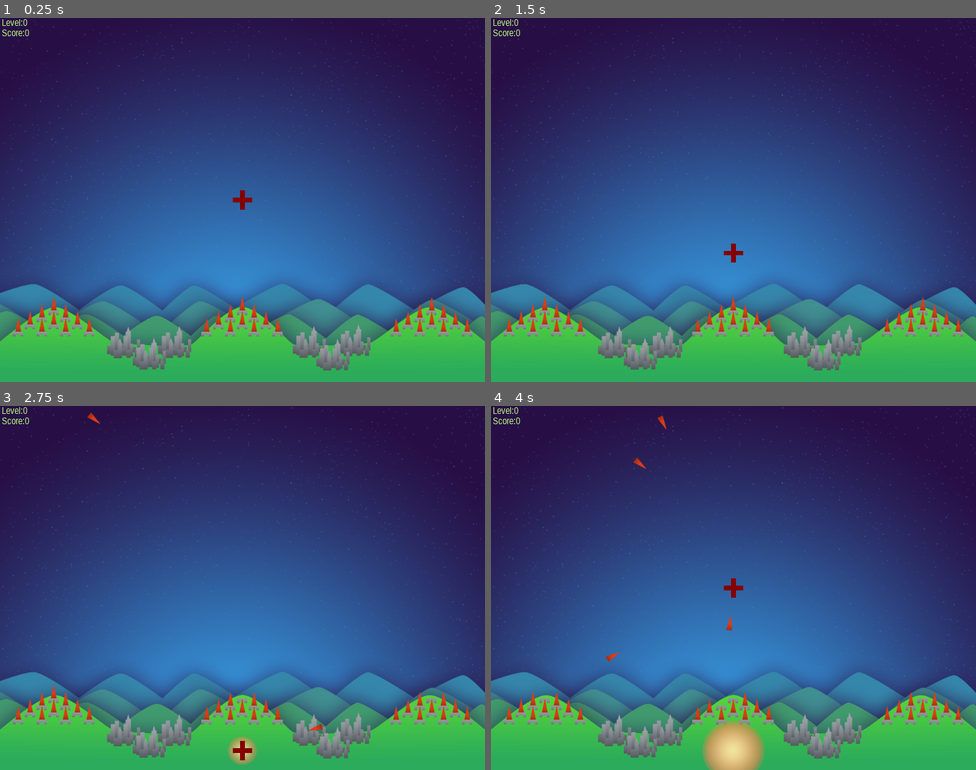
Above: before the commit, frames 1-4 (two rows, left to right).
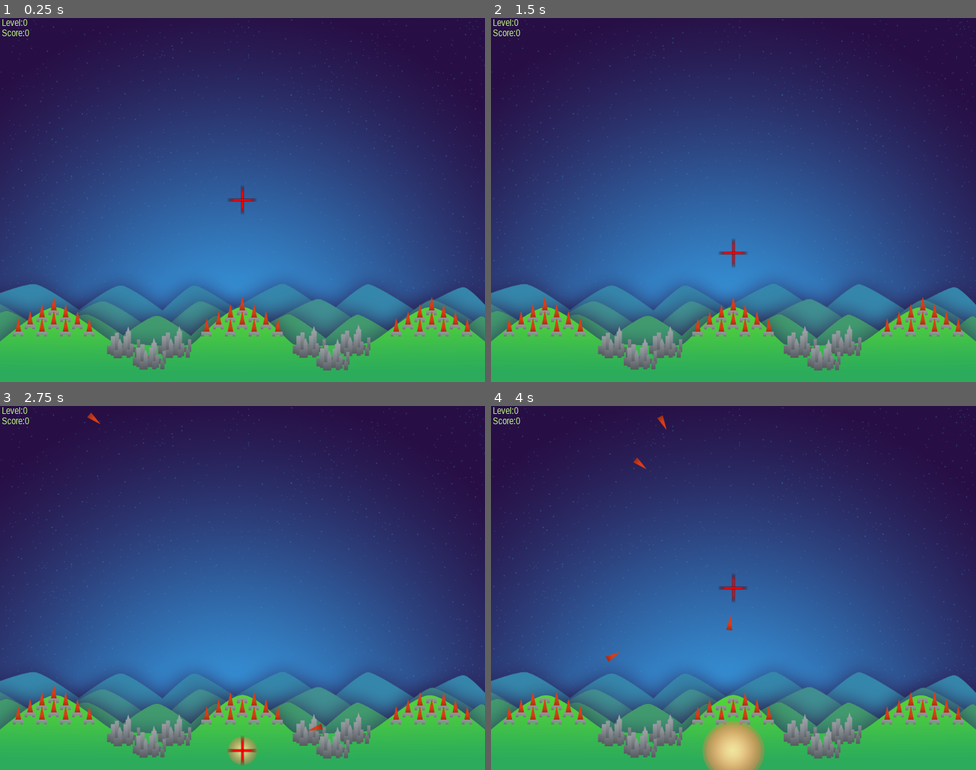
Above: after the commit, the same moments.

Repository: ghfox/MissileCommand
Game: Godot game, scene res://Scn/Main.tscn
Same seed, same stepped clock (60 frames per second), same inputs: the game is played once before the commit and once after it. The engine's default icon, where the game draws it, is replaced by a stand-in: a white triangle on a blue panel in a dark square.
Inputs:
- Up to frame 1 (0.25 s): no input
- Up to frame 2 (1.5 s): tap Enter at 0.5 s; hold C (fire_right) 0.53-1.28 s; hold X (fire_center) 0.53-1.28 s; tap Tab (reset) at 1.25 s; hold Down (move_down) from 1.28 s (still down); tap Shift (move_faster) at 1.35 s
- Up to frame 3 (2.75 s): tap Tab (reset) at 2 s; release Down (move_down) at 2.03 s; hold C (fire_right) from 2.03 s (still down); hold X (fire_center) from 2.03 s (still down)
- Up to frame 4 (4 s): release C (fire_right) at 2.78 s; release X (fire_center) at 2.78 s; hold Up (move_up) 2.78-3.53 s; tap Shift (move_faster) at 2.85 s; hold Keypad 1 (fire_left) from 3.53 s (still down); hold X (fire_center) from 3.53 s (still down)

The runs differ from the first frame. In frame 1, 0.1% of the frame differs, in the area x 47-53%, y 46-54%; in frame 2, 0.1%; in frame 3, 0.1%; in frame 4, 0.1%.

Commit message:
replaced cross polys with shaders

Diff:
--- /dev/null
+++ b/Misc/Cross.shader
@@ -0,0 +1,17 @@
+shader_type canvas_item;
+render_mode blend_mix;
+void fragment() {
+	float j1 = 0.0;
+	float j2 = 0.0;
+	float xAbs = distance(UV,vec2(0.5,UV.y));
+	float yAbs = distance(UV,vec2(UV.x,0.5));
+	if(xAbs > 0.15)
+		j1 = (xAbs - 0.15) / 0.35;
+	if(yAbs > 0.25)
+		j2 = (yAbs - 0.25) / 0.25;
+	if(j2 > j1)
+		j1 = j2;
+	COLOR = vec4(1.0-j1,0,0,1.0-j1);
+//	COLOR = vec4(1.0,0,0,1.0 - j1);
+	//COLOR = vec4(0.75,0,0,1.0 - (j1+j2));
+}
--- a/Scn/Main.tscn
+++ b/Scn/Main.tscn
@@ -1,20 +1,25 @@
-[gd_scene load_steps=11 format=2]
+[gd_scene load_steps=14 format=2]
 
 [ext_resource path="res://Scr/Main.gd" type="Script" id=1]
 [ext_resource path="res://Scn/BG.tscn" type="PackedScene" id=2]
 [ext_resource path="res://Scn/City.tscn" type="PackedScene" id=3]
 [ext_resource path="res://Scn/Battery.tscn" type="PackedScene" id=4]
 [ext_resource path="res://Scr/Cross.gd" type="Script" id=5]
-[ext_resource path="res://Snd/Tornado Siren-SoundBible.com-897026957.wav" type="AudioStream" id=6]
-[ext_resource path="res://Snd/Wind-Mark_DiAngelo-1940285615.wav" type="AudioStream" id=7]
-[ext_resource path="res://Scn/BonusDisplay.tscn" type="PackedScene" id=8]
+[ext_resource path="res://Misc/Cross.shader" type="Shader" id=6]
+[ext_resource path="res://icon.png" type="Texture" id=7]
+[ext_resource path="res://Snd/Tornado Siren-SoundBible.com-897026957.wav" type="AudioStream" id=8]
+[ext_resource path="res://Snd/Wind-Mark_DiAngelo-1940285615.wav" type="AudioStream" id=9]
+[ext_resource path="res://Scn/BonusDisplay.tscn" type="PackedScene" id=10]
 
-[sub_resource type="DynamicFontData" id=1]
+[sub_resource type="ShaderMaterial" id=2]
+shader = ExtResource( 6 )
+
+[sub_resource type="DynamicFontData" id=3]
 font_path = "res://Font/LiberationSansNarrow-Regular.ttf"
 
-[sub_resource type="DynamicFont" id=2]
+[sub_resource type="DynamicFont" id=4]
 size = 21
-font_data = SubResource( 1 )
+font_data = SubResource( 3 )
 
 [node name="Main" type="Node2D"]
 script = ExtResource( 1 )
@@ -50,25 +55,48 @@
 position = Vector2( 911, 608 )
 
 [node name="Cross" type="Node2D" parent="."]
-editor/display_folded = true
 position = Vector2( 512, 384 )
 script = ExtResource( 5 )
 
-[node name="Polygon2D" type="Polygon2D" parent="Cross"]
-color = Color( 0.52549, 0, 0, 1 )
-polygon = PoolVector2Array( -5, -20, 5, -20, 5, 20, -5, 20 )
+[node name="TextureRect" type="TextureRect" parent="Cross"]
+material = SubResource( 2 )
+anchor_left = 0.5
+anchor_top = 0.5
+anchor_right = 0.5
+anchor_bottom = 0.5
+margin_left = -4.0
+margin_top = -32.0
+margin_right = 60.0
+margin_bottom = 32.0
+grow_horizontal = 2
+grow_vertical = 2
+rect_scale = Vector2( 0.125, 1 )
+texture = ExtResource( 7 )
+stretch_mode = 1
 
-[node name="Polygon2D2" type="Polygon2D" parent="Cross"]
-rotation = 1.5708
-color = Color( 0.52549, 0, 0, 1 )
-polygon = PoolVector2Array( -5, -20, 5, -20, 5, 20, -5, 20 )
+[node name="TextureRect2" type="TextureRect" parent="Cross"]
+material = SubResource( 2 )
+anchor_left = 0.5
+anchor_top = 0.5
+anchor_right = 0.5
+anchor_bottom = 0.5
+margin_left = 31.0
+margin_top = -4.0
+margin_right = 95.0
+margin_bottom = 60.0
+grow_horizontal = 2
+grow_vertical = 2
+rect_rotation = 90.0
+rect_scale = Vector2( 0.125, 1 )
+texture = ExtResource( 7 )
+stretch_mode = 1
 
 [node name="HUD" type="RichTextLabel" parent="."]
 margin_left = 4.0
 margin_top = 2.0
 margin_right = 189.0
 margin_bottom = 63.0
-custom_fonts/normal_font = SubResource( 2 )
+custom_fonts/normal_font = SubResource( 4 )
 custom_colors/default_color = Color( 0.768627, 1, 0.509804, 1 )
 text = "Level:0
 Score:0"
Not shown: 1 places in Scn/Main.tscn that only renumber resources
